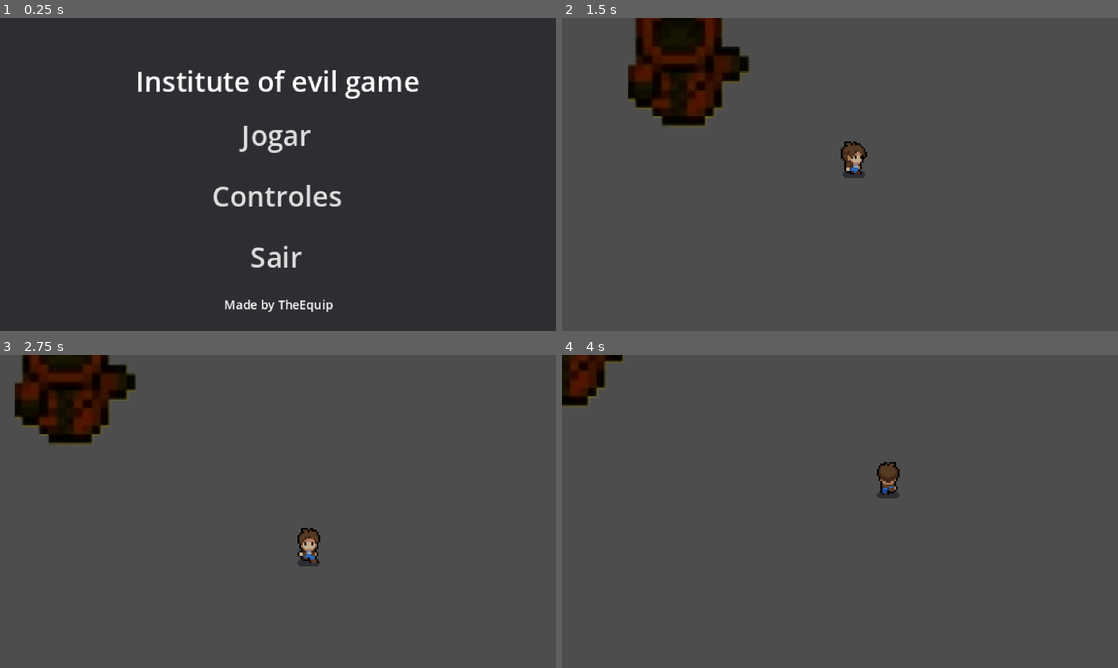
Above: before the commit, frames 1-4 (two rows, left to right).
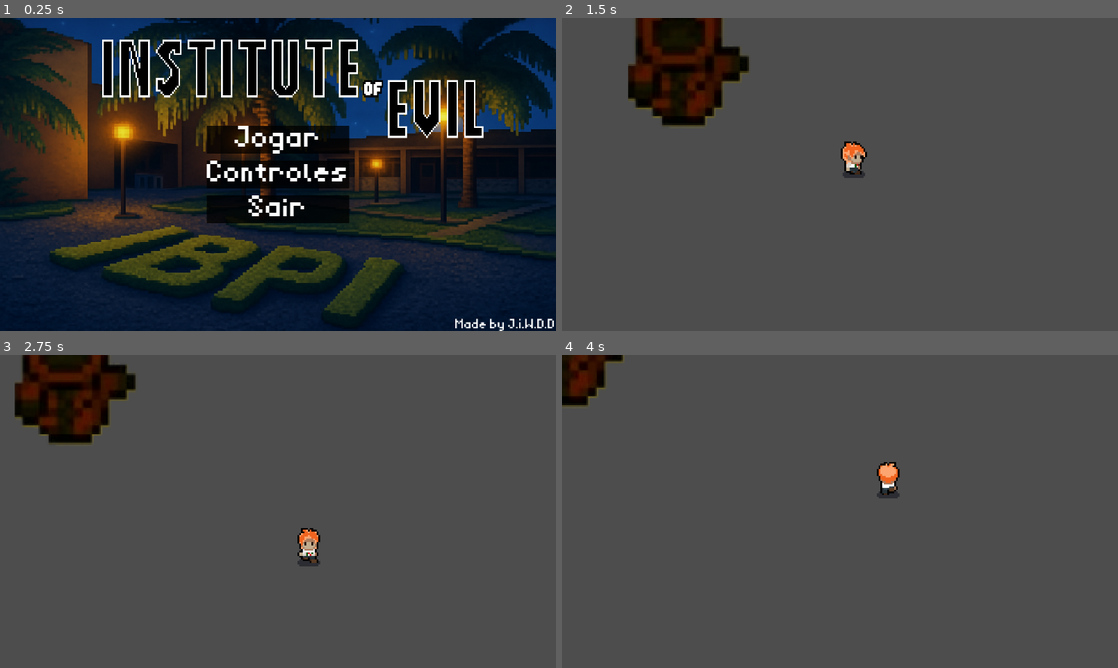
Above: after the commit, the same moments.

Repository: Davi-info/institute-of-evil---game
Game: Godot game, scene res://interface/main_menu.tscn
Same seed, same stepped clock (60 frames per second), same inputs: the game is played once before the commit and once after it. This scene is started directly instead of the project's main scene.
Inputs (mouse positions are in pixels of both pictures, inside the frame that each line leads up to):
- Up to frame 1 (0.25 s): no input
- Up to frame 2 (1.5 s): click "Jogar" at 0.5 s; tap Enter at 1.25 s; move the mouse to (962, 158) at 1.27 s; hold D (move_right) from 1.28 s (still down)
- Up to frame 3 (2.75 s): move the mouse to (166, 527) at 2.02 s; release D (move_right) at 2.03 s; hold S (move_down) from 2.03 s (still down)
- Up to frame 4 (4 s): move the mouse to (895, 442) at 2.77 s; release S (move_down) at 2.78 s; hold D (move_right) 2.78-3.53 s; move the mouse to (812, 574) at 3.52 s; hold W (move_up) from 3.53 s (still down)

The runs differ from the first frame. In frame 1, 89% of the frame differs, in the area x 0-100%, y 0-100%; in frame 2, 0.2%; in frame 3, 0.2%; in frame 4, 0.2%.

Commit message:
Atualização menu e textura personagem

Diff:
--- a/characters/scenes/character.tscn
+++ b/characters/scenes/character.tscn
@@ -1,7 +1,7 @@
 [gd_scene load_steps=29 format=3 uid="uid://bkccprknuokgw"]
 
 [ext_resource type="Script" uid="uid://bdt4s56qavxuu" path="res://characters/scripts/player.gd" id="1_d43pk"]
-[ext_resource type="Texture2D" uid="uid://s113i12svy1a" path="res://characters/assets/player.png" id="2_830i6"]
+[ext_resource type="Texture2D" uid="uid://bdgcr6e84bsk2" path="res://characters/assets/player def.png" id="2_d43pk"]
 
 [sub_resource type="RectangleShape2D" id="RectangleShape2D_rkhd4"]
 size = Vector2(12, 4)
@@ -589,7 +589,7 @@
 
 [node name="Texture" type="Sprite2D" parent="."]
 position = Vector2(-0.5, -17)
-texture = ExtResource("2_830i6")
+texture = ExtResource("2_d43pk")
 hframes = 6
 vframes = 10
 metadata/_edit_lock_ = true
--- /dev/null
+++ b/interface/default_btn.tres
@@ -0,0 +1,25 @@
+[gd_resource type="Theme" load_steps=6 format=3 uid="uid://cmkavla7jpxqo"]
+
+[ext_resource type="FontFile" uid="uid://ccgaq0p16rr5f" path="res://interface/menu/RevMiniPixel.ttf" id="1_0c3la"]
+
+[sub_resource type="StyleBoxFlat" id="StyleBoxFlat_i5udr"]
+bg_color = Color(0, 0, 0, 0.396078)
+
+[sub_resource type="StyleBoxFlat" id="StyleBoxFlat_bjm56"]
+
+[sub_resource type="StyleBoxFlat" id="StyleBoxFlat_i2iwl"]
+bg_color = Color(0.611765, 0.631373, 0.654902, 0.74902)
+border_color = Color(0.8, 0.8, 0.8, 0)
+
+[sub_resource type="StyleBoxFlat" id="StyleBoxFlat_7p3jo"]
+bg_color = Color(0, 0, 0, 0.760784)
+
+[resource]
+default_font = ExtResource("1_0c3la")
+default_font_size = 0
+/styles/hover = SubResource("StyleBoxFlat_i5udr")
+/styles/normal = SubResource("StyleBoxFlat_bjm56")
+Button/colors/font_color = Color(1, 1, 1, 1)
+Button/fonts/font = ExtResource("1_0c3la")
+Button/styles/hover = SubResource("StyleBoxFlat_i2iwl")
+Button/styles/normal = SubResource("StyleBoxFlat_7p3jo")
--- a/interface/main_menu.tscn
+++ b/interface/main_menu.tscn
@@ -1,6 +1,9 @@
-[gd_scene load_steps=2 format=3 uid="uid://dbum7uvwdjp08"]
+[gd_scene load_steps=5 format=3 uid="uid://dbum7uvwdjp08"]
 
 [ext_resource type="Script" uid="uid://dxass45ew1qun" path="res://interface/main_menu.gd" id="1_g8ogf"]
+[ext_resource type="Texture2D" uid="uid://bfntrobr53p8y" path="res://interface/ibpi_image.png" id="2_wwcsp"]
+[ext_resource type="Texture2D" uid="uid://dvbeq56hl471o" path="res://interface/Titulo do jogo2.png" id="3_i5udr"]
+[ext_resource type="Theme" uid="uid://cmkavla7jpxqo" path="res://interface/default_btn.tres" id="4_bjm56"]
 
 [node name="MainMenu" type="Control"]
 layout_mode = 3
@@ -20,25 +23,50 @@
 grow_vertical = 2
 color = Color(0.184314, 0.176471, 0.192157, 1)
 
+[node name="TextureRect" type="TextureRect" parent="Background"]
+layout_mode = 1
+anchors_preset = 15
+anchor_right = 1.0
+anchor_bottom = 1.0
+grow_horizontal = 2
+grow_vertical = 2
+texture = ExtResource("2_wwcsp")
+expand_mode = 2
+
+[node name="TextureRect2" type="TextureRect" parent="Background"]
+layout_mode = 1
+anchors_preset = 15
+anchor_right = 1.0
+anchor_bottom = 1.0
+offset_left = 56.0
+offset_top = 8.0
+offset_right = -40.0
+offset_bottom = -110.0
+grow_horizontal = 2
+grow_vertical = 2
+texture = ExtResource("3_i5udr")
+expand_mode = 2
+
 [node name="MadeBy" type="HBoxContainer" parent="."]
 layout_mode = 1
-anchors_preset = 7
-anchor_left = 0.5
+anchors_preset = 3
+anchor_left = 1.0
 anchor_top = 1.0
-anchor_right = 0.5
+anchor_right = 1.0
 anchor_bottom = 1.0
-offset_left = -78.0
-offset_top = -26.0
-offset_right = 79.0
-offset_bottom = -4.0
-grow_horizontal = 2
+offset_left = -157.0
+offset_top = -22.0
+grow_horizontal = 0
 grow_vertical = 0
 alignment = 1
 
 [node name="Credits" type="Label" parent="MadeBy"]
 layout_mode = 2
+size_flags_horizontal = 10
+size_flags_vertical = 8
+theme = ExtResource("4_bjm56")
 theme_override_font_sizes/font_size = 7
-text = "Made by TheEquip"
+text = "Made by J.I.W.D.D"
 
 [node name="MainContainer" type="VBoxContainer" parent="."]
 layout_mode = 1
@@ -47,16 +75,12 @@
 anchor_top = 0.5
 anchor_right = 0.5
 anchor_bottom = 0.5
-offset_left = -82.0
-offset_top = -64.0
-offset_right = 82.0
-offset_bottom = 64.0
+offset_left = -41.0
+offset_top = -28.0
+offset_right = 41.0
+offset_bottom = 28.0
 grow_horizontal = 2
 grow_vertical = 2
-
-[node name="GameName" type="Label" parent="MainContainer"]
-layout_mode = 2
-text = "Institute of evil game"
 
 [node name="HBoxContainer" type="HBoxContainer" parent="MainContainer"]
 layout_mode = 2
@@ -64,24 +88,24 @@
 
 [node name="VBoxContainer" type="VBoxContainer" parent="MainContainer/HBoxContainer"]
 layout_mode = 2
+size_flags_horizontal = 0
 
 [node name="Play" type="Button" parent="MainContainer/HBoxContainer/VBoxContainer" groups=["button"]]
 layout_mode = 2
 focus_mode = 0
+theme = ExtResource("4_bjm56")
 text = "Jogar"
-flat = true
 
 [node name="Controls" type="Button" parent="MainContainer/HBoxContainer/VBoxContainer" groups=["button"]]
 layout_mode = 2
 size_flags_horizontal = 4
-size_flags_vertical = 4
 focus_mode = 0
+theme = ExtResource("4_bjm56")
 text = "Controles
 "
-flat = true
 
 [node name="Exit" type="Button" parent="MainContainer/HBoxContainer/VBoxContainer" groups=["button"]]
 layout_mode = 2
 focus_mode = 0
+theme = ExtResource("4_bjm56")
 text = "Sair"
-flat = true
Binary file added: characters/assets/player def.png
Not shown, added: characters/assets/player def.png.import
Binary file added: interface/Titulo do jogo2.png
Not shown, added: interface/Titulo do jogo2.png.import
Binary file added: interface/ibpi_image.png
Not shown, added: interface/ibpi_image.png.import
Binary file added: interface/menu/RevMiniPixel.ttf
Not shown, added: interface/menu/RevMiniPixel.ttf.import
Not shown, added: interface/menu/license.txt
Not shown, added: interface/menu/readme.txt
Not shown, added: interface/menu/data.win
Not shown, added: interface/menu/ohgj-menu.exe
